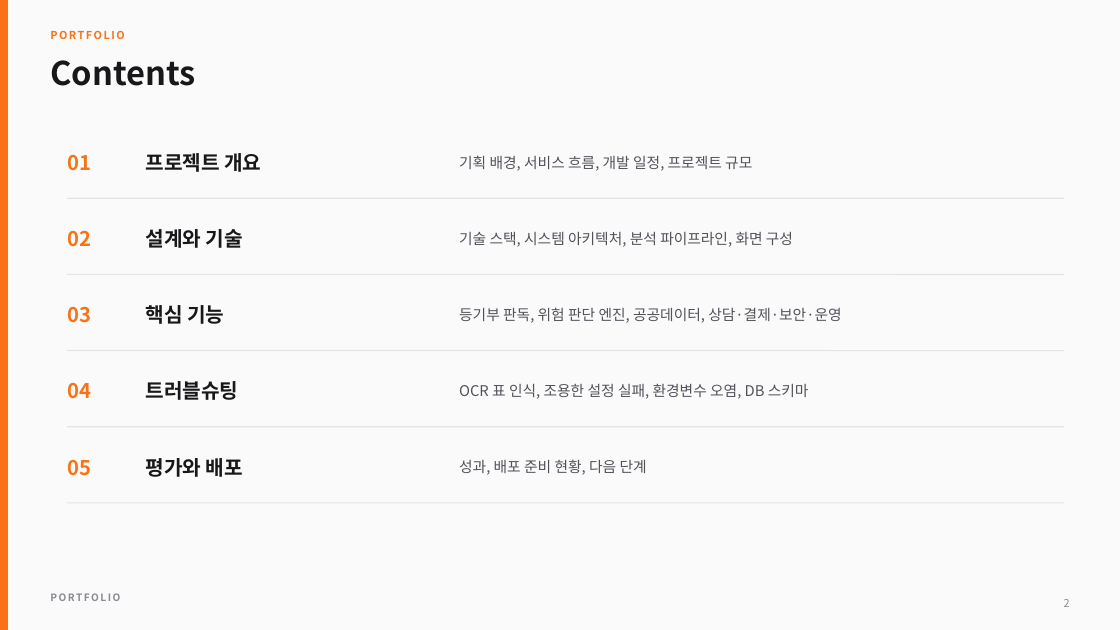
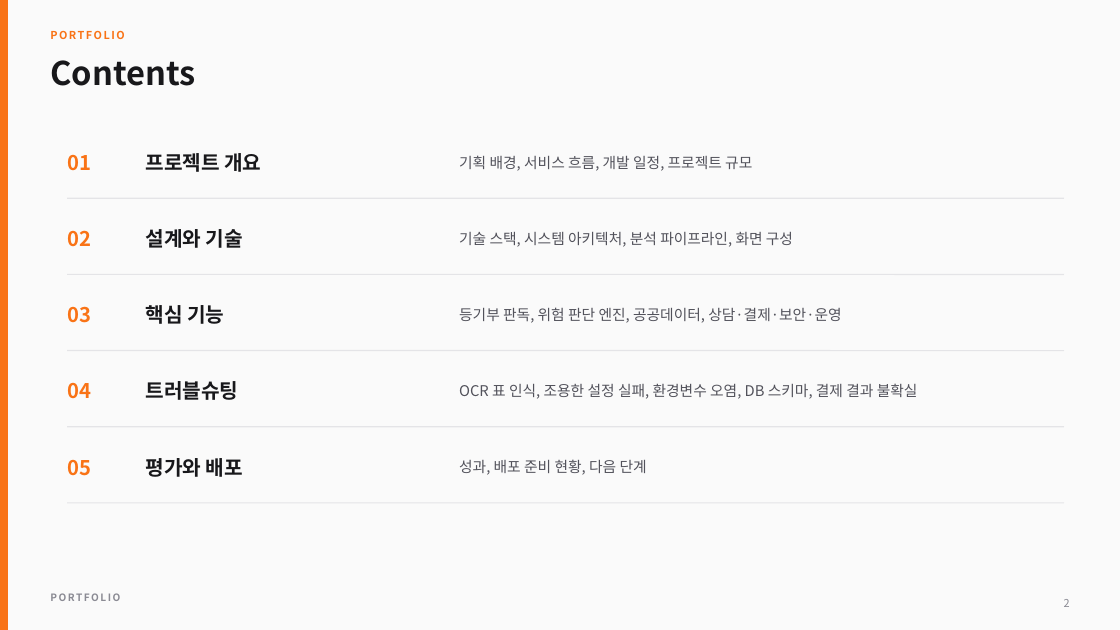
Before and after one commit to chean0830/guard-project, a slide deck: slide 2 of docs/portfolio/ProjectGuard_Portfolio.pptx. Drawn at 1120x630 pixels with LibreOffice and Linux fonts; fonts in the diff are those of the drawing. Boxes give left, top, right and bottom in pixels: in the first picture for what was removed or moved away, otherwise in the second. Text is boxed around its words. In the diff, an @@ line names an element or a change of style, - is before the commit and + after.

```diff
--- a/docs/portfolio/ProjectGuard_Portfolio.pptx
+++ b/docs/portfolio/ProjectGuard_Portfolio.pptx
@@ text at (459,383,918,399): text changed @@
-OCR 표 인식, 조용한 설정 실패, 환경변수 오염, DB 스키마
+OCR 표 인식, 조용한 설정 실패, 환경변수 오염, DB 스키마, 결제 결과 불확실
```
Also in this commit, not shown: 11 other slides changed, 1 slide added, 21 other files.
